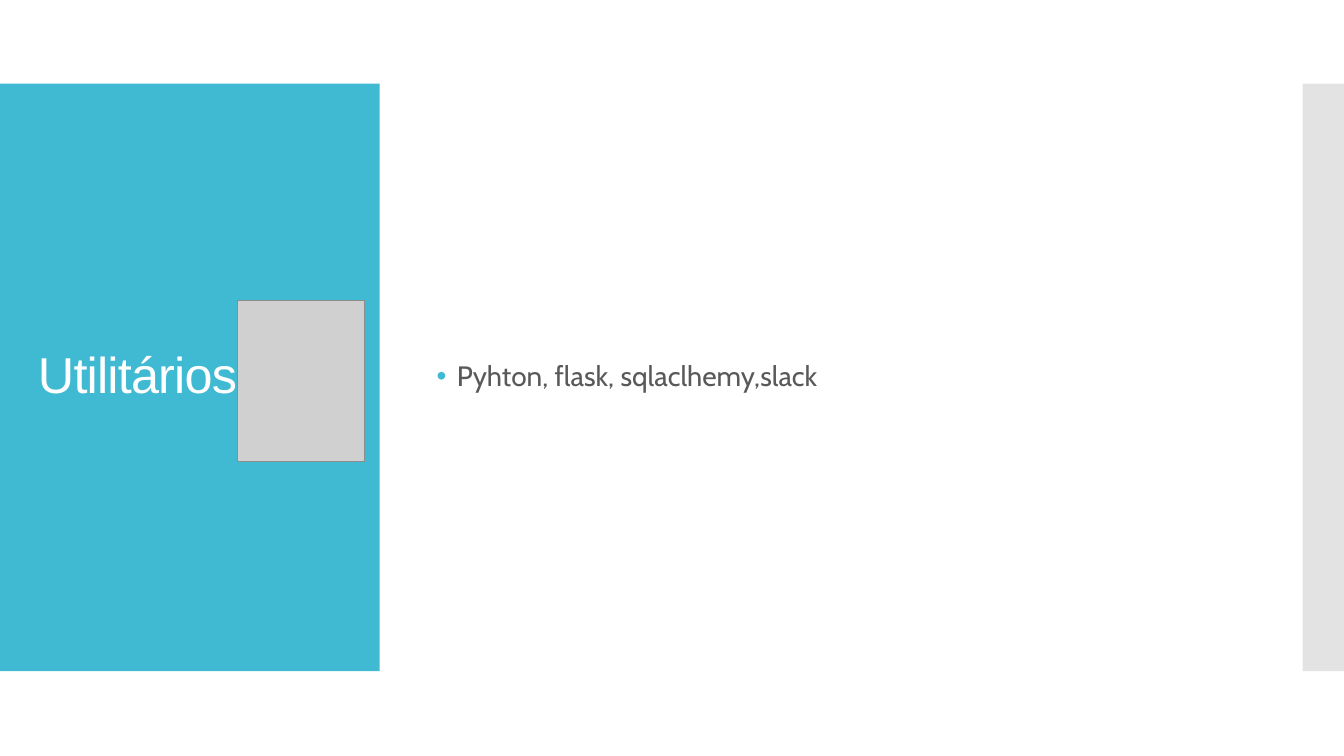
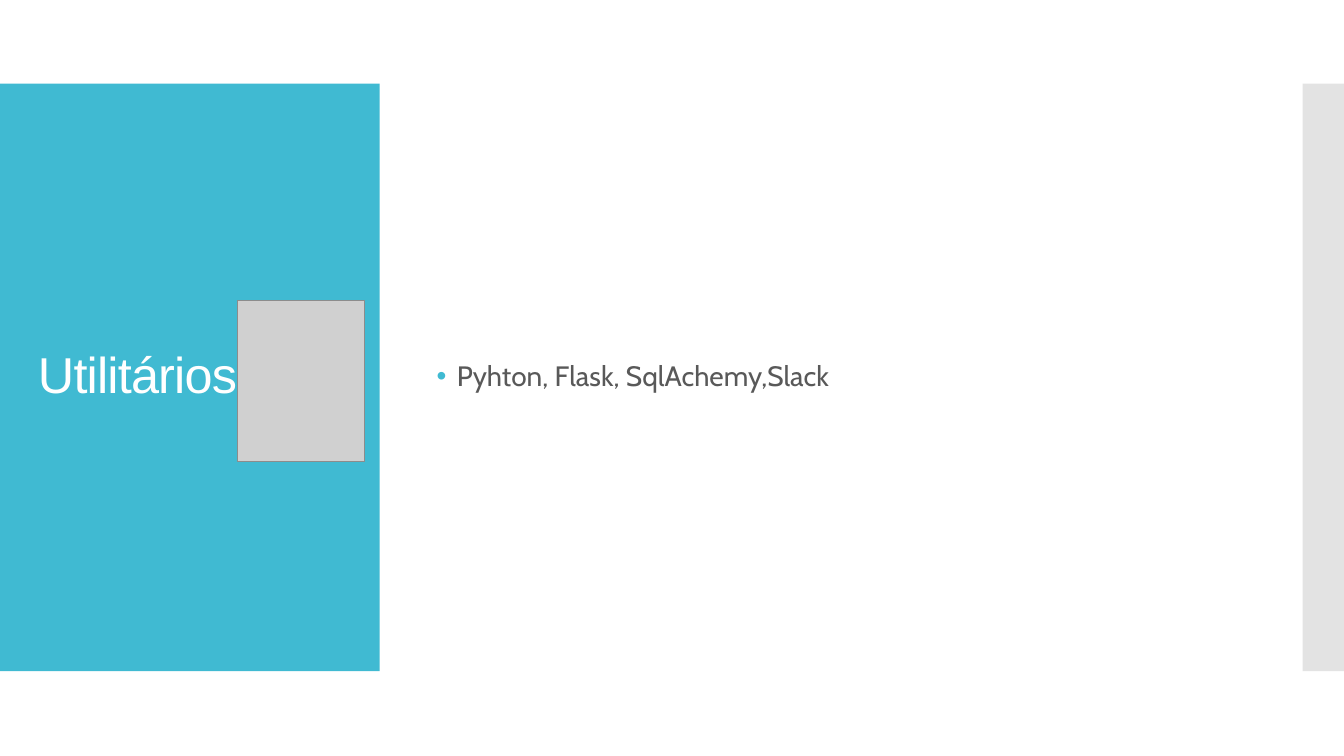
Before and after one commit to arthurnovello/site-fablab-maua, a slide deck: slide 4 of Apresentação.pptx. Drawn at 1344x756 pixels with LibreOffice and Linux fonts; fonts in the diff are those of the drawing; grey boxes stand for pictures. Boxes give left, top, right and bottom in pixels: in the first picture for what was removed or moved away, otherwise in the second. Text is boxed around its words. In the diff, an @@ line names an element or a change of style, - is before the commit and + after.

```diff
--- a/Apresentação.pptx
+++ b/Apresentação.pptx
@@ text at [457, 365, 829, 393]: text changed @@
-• Pyhton, flask, sqlaclhemy,slack
+• Pyhton, Flask, SqlAchemy,Slack
```
Also in this commit, not shown: 6 other slides changed, 10 slides added.
